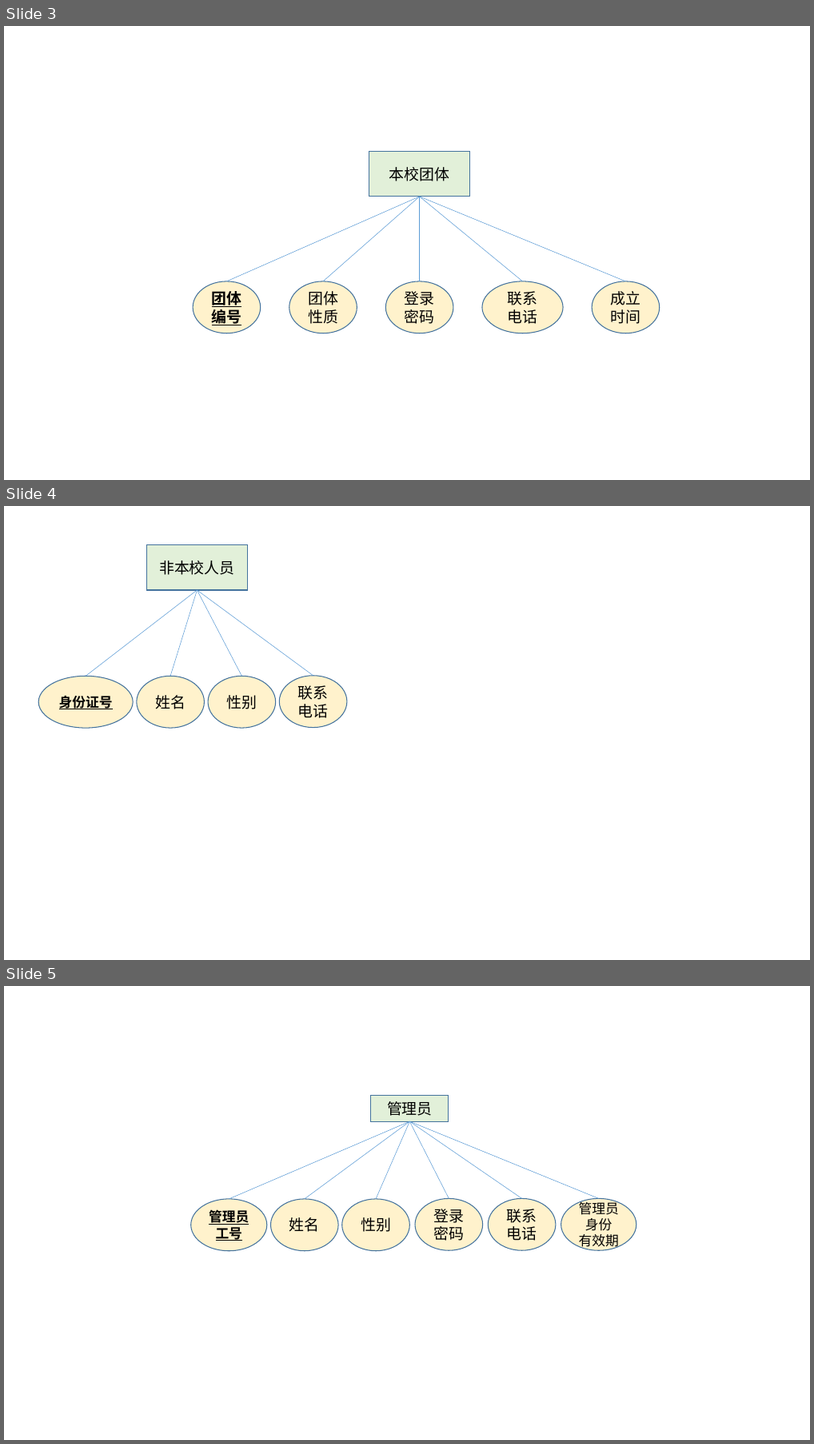
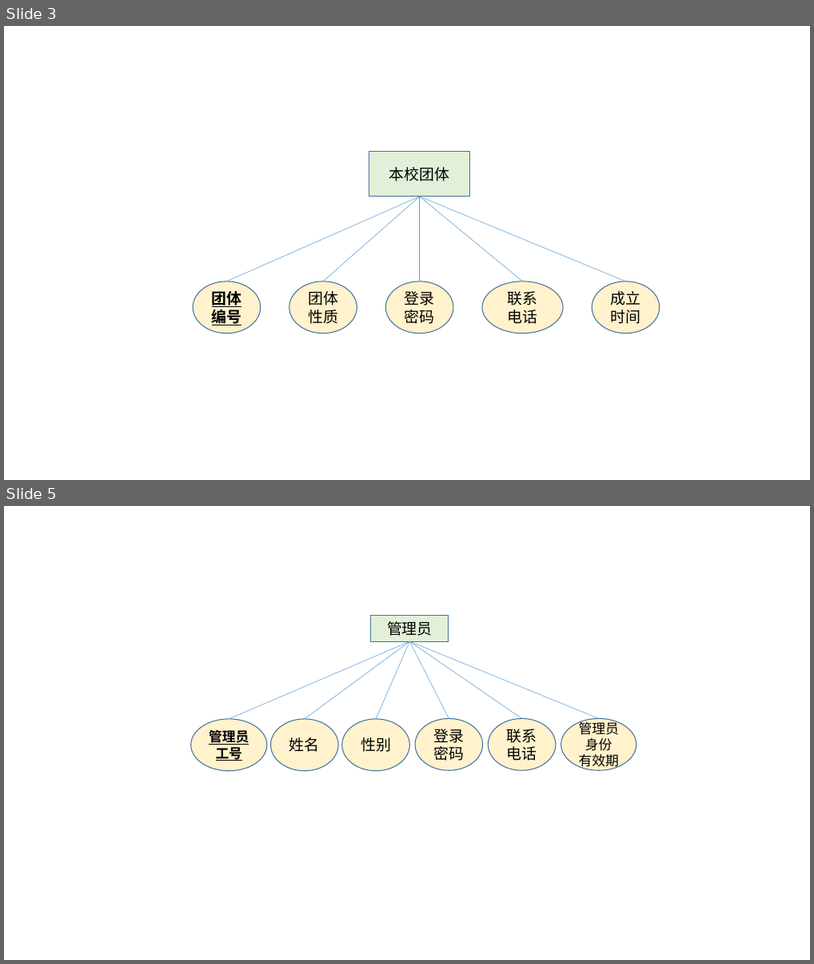
Before and after one commit to huangqiuyu/Database_BUAA, a slide deck: ours/E-R图初稿.pptx. Shown one above the other, each under a label of ours: slides 3, 4 and 5 before the commit, slides 3 and 5 after it; the slides between them are not shown. The pictures are 814x1444 and 814x964 pixels, drawn with LibreOffice and Linux fonts; fonts in the diff are those of the drawing. Boxes give left, top, right and bottom in pixels: in the first picture for what was removed or moved away, otherwise in the second. Text is boxed around its words. In the diff, an @@ line names an element or a change of style, - is before the commit and + after.

```diff
--- a/ours/E-R图初稿.pptx
+++ b/ours/E-R图初稿.pptx
@@ slide 4 removed at (x1=4, y1=506, x2=810, y2=960), background #FFFFFF @@
@@ rectangle removed at (x1=146, y1=544, x2=247, y2=590) @@
-非本校人员
@@ line removed from (86, 676) to (197, 590) @@
@@ line removed from (170, 676) to (197, 590) @@
@@ line removed from (242, 676) to (197, 590) @@
@@ line removed from (313, 676) to (197, 590) @@
@@ ellipse removed at (x1=38, y1=676, x2=133, y2=728) @@
-身份证号
@@ ellipse removed at (x1=137, y1=676, x2=204, y2=728) @@
-姓名
@@ ellipse removed at (x1=208, y1=676, x2=276, y2=728) @@
-性别
@@ ellipse removed at (x1=279, y1=676, x2=347, y2=728) @@
-联系电话
```
Also in this commit, not shown: 3 slides changed, 1 slide added, 1 other file.
